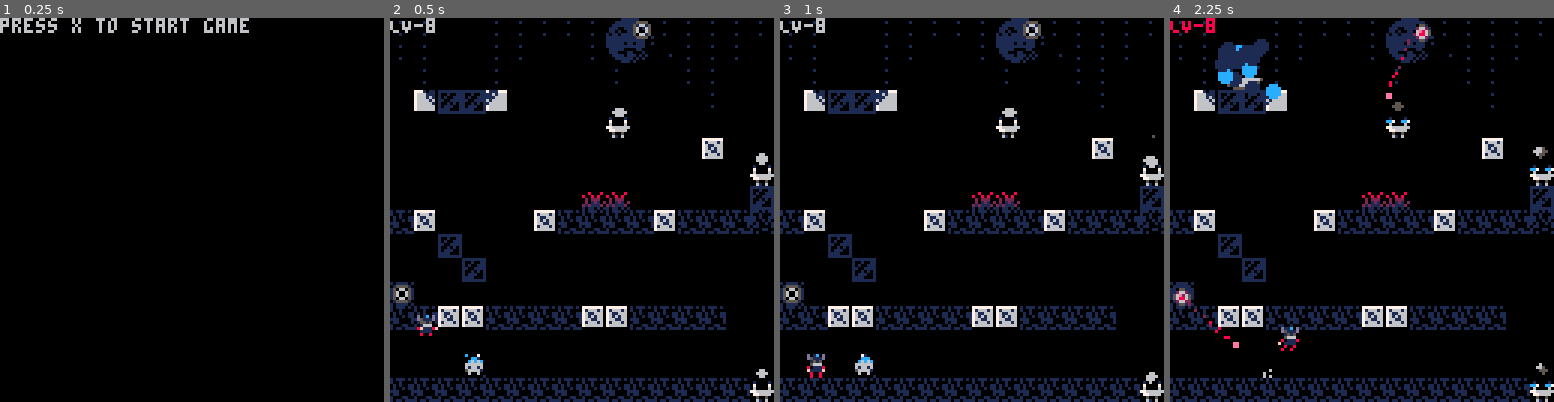
Above: before the commit, frames 1-4 (left to right).
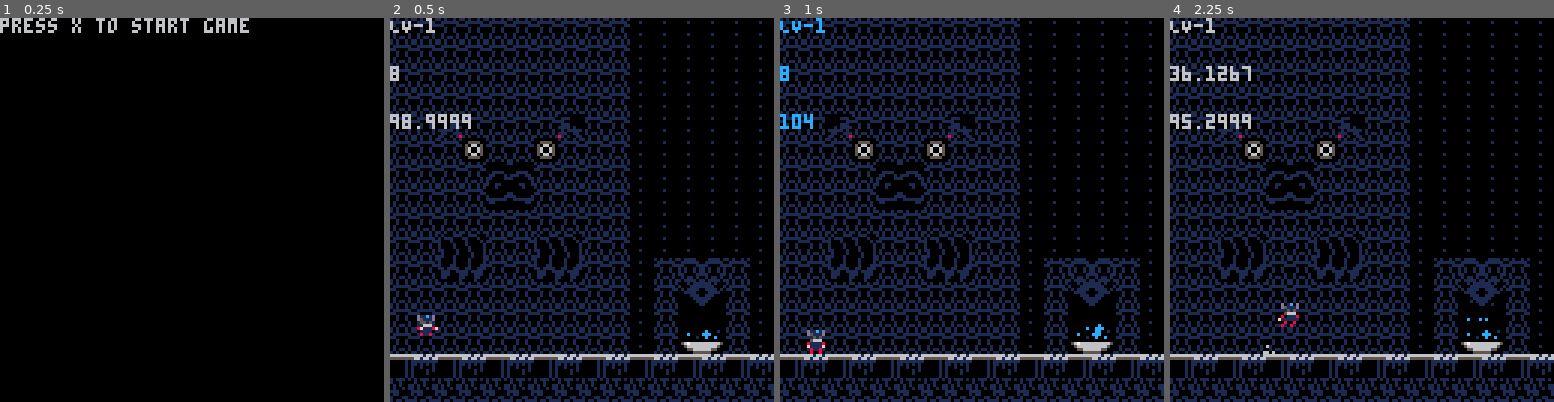
Above: after the commit, the same moments.

Repository: han-sen/pico-8-tests
Game: PICO-8 cartridge alkaline/platformer.p8
Two runs of this game, one before a commit and one after it. Both use one fixed random seed, a clock stepped at 60 frames per second and the inputs below.
Inputs:
- Up to frame 1 (0.25 s): no input
- Up to frame 2 (0.5 s): tap X (X key) at 0.33 s
- Up to frame 3 (1 s): no input
- Up to frame 4 (2.25 s): tap X (X key) at 1.07, 1.85 s; hold Right 1.6-2.1 s; hold Up from 2.15 s (still down)

Frame 1 is identical in both runs. In frame 2, 35% of the frame differs, in the area x 0-100%, y 0-100%; in frame 3, 35%; in frame 4, 36%.

Commit message:
added camera location fix for second row of levels

Diff:
--- a/alkaline/platformer.p8
+++ b/alkaline/platformer.p8
@@ -78,14 +78,15 @@
 
 -- DEBUG OUTPUT
 function draw_debug()
-	print("LV-"..world.current_level, 128 * (world.current_level - 1), 0)
+	print("LV-"..world.current_level, game_camera.cam_x, game_camera.cam_y)
 	-- print(fountains.loc[world.current_level].active, 128 * (world.current_level - 1), 20)
 	-- print(player.dx, 128 * (world.current_level - 1), 30)
 	-- print(#ghosts, 128 * (world.current_level - 1), 30)
 	-- print(#bullets, 128 * (world.current_level - 1), 30)
 	-- print(stat(0), 128 * (world.current_level - 1), 30)
 	-- print(stat(1), 128 * (world.current_level - 1), 40)
-
+	print(player.x, game_camera.cam_x, game_camera.cam_y + 16)
+	print(player.y, game_camera.cam_x, game_camera.cam_y + 32)
 end
 
 function update_menu()
@@ -199,14 +200,14 @@
 __map__
 0e0e0e0e0e0e0e0e0e0e2222222222220a0a0a0a0a0a0a0a0a0a0a0a0a0a0a1b000013140000000000000000000000000a0a0a0a0a0a0a0a0a0a0a0a0a0a0a0a0a3c3c3c3c3c3c3c3c3c3c3c3c3c3c0a0a0a0a0a0a0a0a0a0a0a0a0a0a0a0a0a0a0a0a0a0a0a0a0a0a0a0a0a0a0a0a0a22220000222222222288892222222222
 0e0e0e0e0e0e0e0e0e0e2222222222221b1f0000000000000000000000001f1b0000393a0000000000000000000022220a0a22222222222222222222222222220a00003432330022220034323300000a000000000000000000000000000000000a0500000000000000000000292a000a22220000222200002298990d22222200
-0e0e0e0e0e0e0e0e0e0e2222222222221b00000000000000000000000000001b002200002200000000000000002222220a0a00222200000000002222220022220a00000000000022220000000000000a000000000000000000000000000000000a3e00000000000000000022393a220a00220000220000000022000022220000
+0e0e0e0e0e0e0e0e0e0e2222222222221b00000000000000000000000000001b002200002200000000000000002222220a0a00222200000000002222220022220a00000000000022220000000000000a000000000000000000000000000000000a3e00000000000000000022393a220a00220202220000000022000022220000
 0e0e0e0e0e0e0e0e0e0e2222222222221b0000000000000000002b2c0000001b202202022200000000000000000022220a3c00220000343300000022000000220a00000000000022220000000000000a000000000000000000000000000000000a00000022220000000000220000220a00330f0f340000000000000000220000
 0e2b130e0e0e0e142c0e2222222222221b000000000000000022393a2200000a0a0a0a0a0a20000000000000000000000a0000000000033100000000000000220a00000000000022220000010000000a000000000000000000000000000000000a00002222222200000000220202220a00000000000000000064000000000000
 0e0e0e050e0e050e0e0e2222222222221b00000000000000222200002222001b00000000000a000000000000000000000a0000000064030a0a0a0a00000000000a00000033323122223332310000000a000000000000000000000000000000000a00000022220000000000340a0a330a000000000000000000000000008a0000
 0e0e0e0e1d1e0e0e0e0e2222222222221b00000020200000222202022222001b0000000000000a0000200000000000000a000000210a0a000000000a0a0000000a000000000000808100000a00000b0a0000000d0d0d0d0d0d0d0d8a000000000a00000000000000120012000000000a00000000000000000000000000000064
-0e0e0e0e2d2e0e0e0e0e2222222222221b0000000a0a0a0a0a0a0a0a0a0a0a1b000022220000006400343232330000000a000000210a0000272800000a0000010a00640000000090910000370a00000a0000000d0d0d0d0d0d0f0d0d000001000a00000000000000000000000100000a0000000000000000202000000000000f
+0e0e0e0e2d2e0e0e0e0e2222222222221b0000000a0a0a0a0a0a0a0a0a0a0a1b000022220000006400343232330000000a000000210a0000272800000a0000010a00640000000090910000370a00000a0000000d0d0d0d0d0d0f0d0d000001000a00000000000000000000000100000a0000000000000000002000000000000f
 0e0e0e0e0e0e0e0e0e0e2222222222221b00000000000000000000000000001b002222222200000300000000000000000a000000000a002937382a000a0000030a000c00000000000000000a380a000a0000000d0d0d0d0d0d121212121212120a00640000000000000000000a00000a0a8a000000008a0a0a0a0a8a0a0a0a0b
-0e0e25260e0e25260e0e2222222222221b00000000000000000000000000001b000022220000000300000000000000000a640000000a00221f1f22000a0000030a000000000000000000001c001c000a0000000d0d640d0d0d0d0d0d000000000a00000000000000000000000a00000a00000f00000000000000000000000000
+0e0e25260e0e25260e0e2222222222221b00000000000000000000000000001b000022220000000300000000000000000a640000000a00221f1f22000a0000030a000000000000000000001c001c000a0000000d0d640d0d0d0d0d0d000000000a00000000000000000000000a00000a00008a00000000000000000000000000
 0e0e35360e0e35360e0e220e292a0e220a640a0a0a0a0a0a000000000100201b000000000000000300000000010000640a0a0000000a002202022200000000030a000000000000000000001c001c000a0000000d0d3f0d0d0d0d0d0d000000000a0a1b1b0f0000000f0f00000a64000a0000000f000000000000000000000000
 0e0e0e0e0e0e0e0e0e0e220e393a0e2200000000000000000a0000000a0a0a0a0000000000003432330000000034330a0a000000000a003432323300000000030a000000006400000000001c001c000a0000000d0d3f0d0d0d0d0d0d000000000a0000000000000000000f200a00000a1b000000000000000000000000000000
 0e0e0e0e0e0e0e0e0e0e220e00000e22000000000000000000000034330a0a0a000000000000000300000000000000030a000000000a000000000000000000030a000000000c00000000001c001c000a0000000d0d3f3f0d0d0d0d0d0d0d00000a000000000000000000000f0a00000a0a0a8a8a0a0a0a0a8a8a0a0a0a0a0000
@@ -228,29 +229,31 @@
 000000000000000e0e00000d0012121200000000000000000000000000000000000000000000000000000000000000000000000000000000000000000000000000000000000000000000000000000000000000000000000000000000000000000000000000000000000000000000000000000000000000000000000000000000
 000000000000000f0f0000000000000000000000000000000000000000000000000000000000000000000000000000000000000000000000000000000000000000000000000000000000000000000000000000000000000000000000000000000000000000000000000000000000000000000000000000000000000000000000
 0a0a00006000000e0e0000000000000000000000000000000000000000000000000000000000000000000000000000000000000000000000000000000000000000000000000000000000000000000000000000000000000000000000000000000000000000000000000000000000000000000000000000000000000000000000
-0b3800000c00000f0f0000828200000000000000000000000000000000000000000000000000000000000000000000000000000000000000000000000000000000000000000000000000000000000000000000000000000000000000000000000000000000000000000000000000000000000000000000000000000000000000
-…(25 lines of a section not shown)…
+0b380a0a0a0a0a0f0f0a0a0a0a0a0a0a0a0a0a0a0a0a0a0a0a0a0a0a0a0a0a0a0a0a0a0a0a0a0a0a0a0a0a0a0a0a0a0a0a0a0a0a0a0a0a0a0a0a0a0a0a0a0a0a0a0a0a0a0a0a0a0a0a0a0a0a0a0a0a0a0a0a0a0a0a0a0a0a0a0a0a0a0a0a0a0a0a0a0a0a0a0a0a0a0a0a0a0a0a0a0a0a0a0a0a0a0a0a0a0a0a0a0a0a0a0a0a0a
+…(27 lines of a section not shown)…
--- a/alkaline/src/draw.lua
+++ b/alkaline/src/draw.lua
@@ -12,20 +12,24 @@
 
 function draw_game_key()
 	local level = world.current_level
-	if not game_keys.loc[level].found then
-		local g_x = game_keys.loc[level].x + ((level - 1) * 128)
-		local g_y = game_keys.loc[level].y
-		spr(game_keys.sp, g_x, g_y, 1, 1, false)
+	if game_keys.loc[level] then
+		if not game_keys.loc[level].found then
+			local g_x = game_keys.loc[level].x + ((level - 1) * 128)
+			local g_y = game_keys.loc[level].y
+			spr(game_keys.sp, g_x, g_y, 1, 1, false)
+		end
 	end
 end
 
 function draw_fountains()
 	local level = world.current_level
-	if fountains.loc[level].active then
-		local g_x = fountains.loc[level].x + ((level - 1) * 128)
-		local g_y = fountains.loc[level].y
-		spr(fountains.sp1, g_x, g_y, 1, 1, false)
-		spr(fountains.sp2, g_x + 8, g_y, 1, 1, false)
+	if fountains.loc[level] then
+		if fountains.loc[level].active then
+			local g_x = fountains.loc[level].x + ((level - 1) * 128)
+			local g_y = fountains.loc[level].y
+			spr(fountains.sp1, g_x, g_y, 1, 1, false)
+			spr(fountains.sp2, g_x + 8, g_y, 1, 1, false)
+		end
 	end
 end
 
--- a/alkaline/src/fountains.lua
+++ b/alkaline/src/fountains.lua
@@ -50,6 +50,18 @@
             x = 16,
             y = 16,
             active = false
+        },
+        {
+            level = 9,
+            x = 112,
+            y = 112,
+            active = false
+        },
+        {
+            level = 10,
+            x = 112,
+            y = 112,
+            active = false
         }
     }
 }
--- a/alkaline/src/game_keys.lua
+++ b/alkaline/src/game_keys.lua
@@ -49,6 +49,18 @@
             x = 24,
             y = 112,
             found = false
+        },
+        {
+            level = 9,
+            x = 112,
+            y = 112,
+            found = false
+        },
+        {
+            level = 10,
+            x = 112,
+            y = 112,
+            found = false
         }
     }
 }
--- a/alkaline/src/player.lua
+++ b/alkaline/src/player.lua
@@ -1,5 +1,5 @@
 player = {
-    x = 8 + (128 * 7),
+    x = 8 + (128 * 0),
     y = 96,
     sprite = 64,
     size = 1,
--- a/alkaline/src/update.lua
+++ b/alkaline/src/update.lua
@@ -23,21 +23,6 @@
 		end
 	end
 end
-
-function animate_fountains()
-	if time() - fountains.anim > 0.9 then
-		fountains.anim = time()
-		for f in all(fountains.loc) do
-			if f.level == world.current_level
-			and f.active then -- only draw active fountains
-				local x = f.x + (world.level_size * (f.level - 1)) + 8 -- emit from middle of sprite
-				local y = f.y
-				bubble_fx(x, y, 8, particles.bubble_fx, 2)
-			end
-		end
-	end
-end
-
 
 function player_update()
 	player.dy += world.gravity
@@ -108,11 +93,11 @@
 	player.x += player.dx
 	player.y += player.dy
 	-- limit player to screen edges
-	if player.x <= (world.current_level - 1) * world.level_size then
-		player.x = ((world.current_level - 1) * world.level_size) + 1
-	-- elseif (player.x + player.width) >= world.current_level * world.level_size then
+	-- if player.x <= (world.current_level - 1) * world.level_size then
+	-- 	player.x = ((world.current_level - 1) * world.level_size) + 1
+	-- elseif (player.x + player.width) >= (8 * world.level_size) then
 	-- 	player.x = (world.current_level * world.level_size) - player.width
-	end
+	-- end
 end
 
 function run_turbines()
@@ -150,3 +135,17 @@
 		end
 	end
 end
+
+function animate_fountains()
+	if time() - fountains.anim > 0.9 then
+		fountains.anim = time()
+		for f in all(fountains.loc) do
+			if f.level == world.current_level
+			and f.active then -- only draw active fountains
+				local x = f.x + (world.level_size * (f.level - 1)) + 8 -- emit from middle of sprite
+				local y = f.y
+				bubble_fx(x, y, 8, particles.bubble_fx, 2)
+			end
+		end
+	end
+end
--- a/alkaline/src/utils.lua
+++ b/alkaline/src/utils.lua
@@ -1,7 +1,22 @@
 -- UTILITY FUNCTIONS
 
 function check_level()
-	world.current_level = ceil(player.x / 128)
+	if player.y < 0 then
+		world.current_row = 1
+	elseif player.y > 128 then
+		world.current_row = 2
+	else
+		world.current_row = ceil(player.y / 128)
+	end
+	if player.y < 128 then
+		world.current_level = ceil(player.x / 128)
+		game_camera.cam_x = (world.current_level - 1) * 128
+		game_camera.cam_y = 128 * (world.current_row - 1)
+	else
+		world.current_level = ceil(player.x / 128) + 8
+		game_camera.cam_x = (world.current_level - 9) * 128
+		game_camera.cam_y = 128
+	end
 end
 
 function check_solve() -- check if player has unlocked level
@@ -14,7 +29,6 @@
 			local f_y = fountains.loc[level].y
 			sfx(7)
 			water_fx(f_x, f_y, 16, particles.bubble_fx, 16)
-
 		end
 		fountains.loc[level].active = true
 		game_keys.loc[level].found = true
@@ -25,9 +39,22 @@
 		end
 	end
 	if map_collide(player, 'down', 2) and fountains.loc[level].active then -- if solved and jumping into portal
-		player.x = (world.current_level * world.level_size) + player.width
-		player.y = 104
-		game_camera.cam_x = world.current_level * world.level_size
+		if level == 8 then
+			player.x = 8
+			player.y = 128 + 104
+			-- game_camera.cam_x = 0
+			-- game_camera.cam_y = 128
+		elseif level > 8 then
+			player.x = ((level - 9) * 128) + player.width
+			player.y = 104 + 128
+		else
+			player.x = (level * 128) + player.width + 1
+			player.y = 104
+			-- game_camera.cam_x = (level - 1) * 128
+			-- game_camera.cam_y = 0
+		end
+		game_camera.cam_x = flr(player.x/128)
+		game_camera.cam_x = flr(player.y/128)
 		bullets = {}
 	end
 end
@@ -68,7 +95,7 @@
 
 function roll_cam()
 	if game_camera.offset == 0 then
-		camera(world.level_size * (world.current_level - 1), game_camera.cam_y)
+		camera(game_camera.cam_x, game_camera.cam_y)
 	else
 		screen_shake()
 	end
Not shown, changed: the music (__music__) section of alkaline/platformer.p8
Not shown, changed: the sound effects (__sfx__) section of alkaline/platformer.p8
